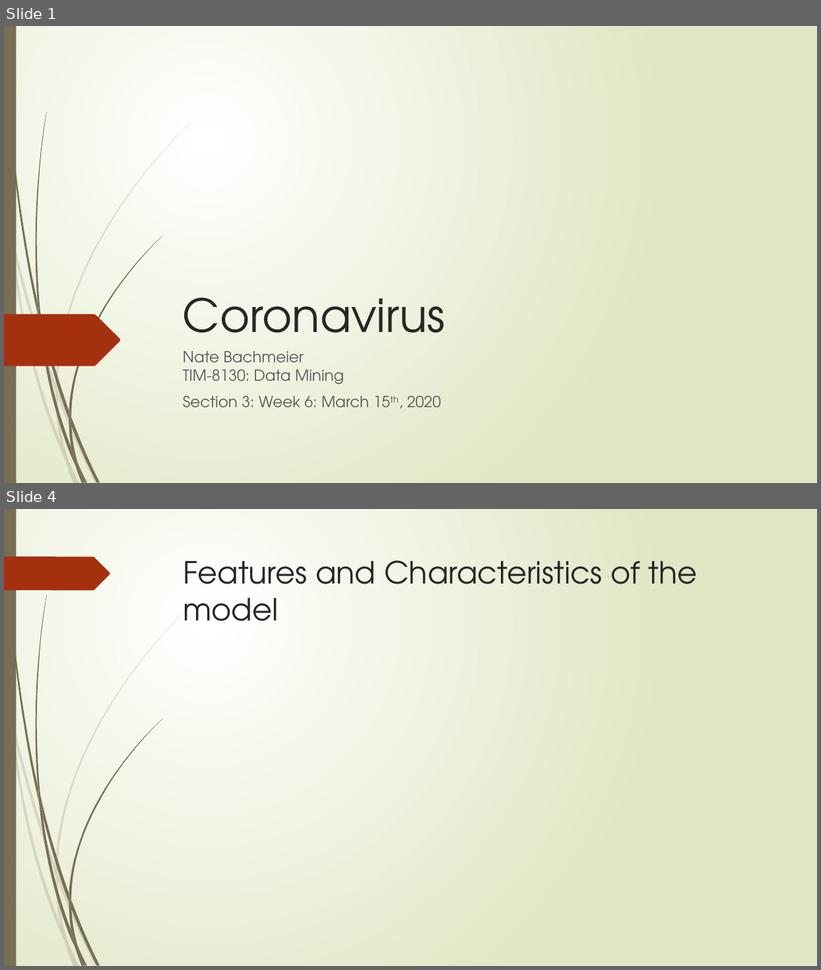
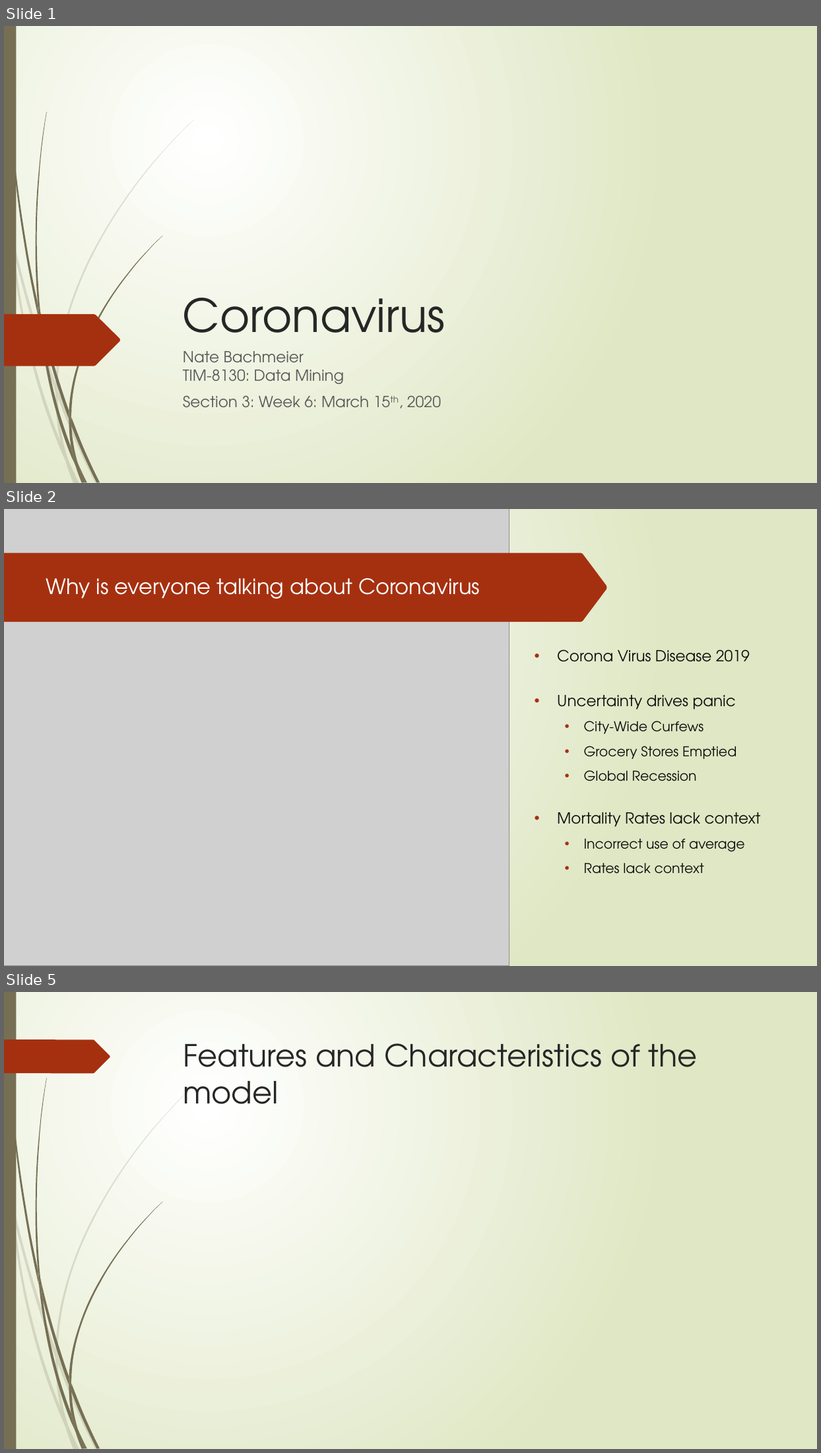
Before and after one commit to dr-natetorious/TIM-8130-Data_Mining, a slide deck: Week6_Statistics/BachmeierNTIM8130-6.pptx. Shown one above the other, each under a label of ours: slides 1 and 4 before the commit, slides 1, 2 and 5 after it; the slides between them are not shown. The pictures are 821x970 and 821x1453 pixels, drawn with LibreOffice and Linux fonts; fonts in the diff are those of the drawing; grey boxes stand for pictures. Boxes give left, top, right and bottom in pixels: in the first picture for what was removed or moved away, otherwise in the second. Text is boxed around its words. In the diff, an @@ line names an element or a change of style, - is before the commit and + after.

```diff
--- a/Week6_Statistics/BachmeierNTIM8130-6.pptx
+++ b/Week6_Statistics/BachmeierNTIM8130-6.pptx
@@ slide 2 added at [4, 509, 817, 966], background gradient #FFFFFF to #DFE8C4; not listed: 12 template elements that a slide beside it also shows @@
@@ rectangle added at [4, 509, 817, 966], fill gradient #FFFFFF to #DFE8C4 @@
@@ picture added at [4, 509, 509, 966] @@
@@ freeform shape added at [4, 553, 607, 622], fill #A53010 @@
@@ title added at [46, 578, 480, 599], 25 pt, text #FEFFFF @@
+Why is everyone talking about Coronavirus
@@ text added at [557, 650, 761, 874], 16 pt, text #0D0D0D @@
+• Corona Virus Disease 2019
+• Uncertainty drives panic
+  • City-Wide Curfews
+  • Grocery Stores Emptied
+  • Global Recession
+• Mortality Rates lack context
+  • Incorrect use of average
+  • Rates lack context
@@ what was slide 4 is now slide 5 @@
```
Also in this commit, not shown: 1 slide changed, 1 other slide added, 1 slide removed, 4 other files.
